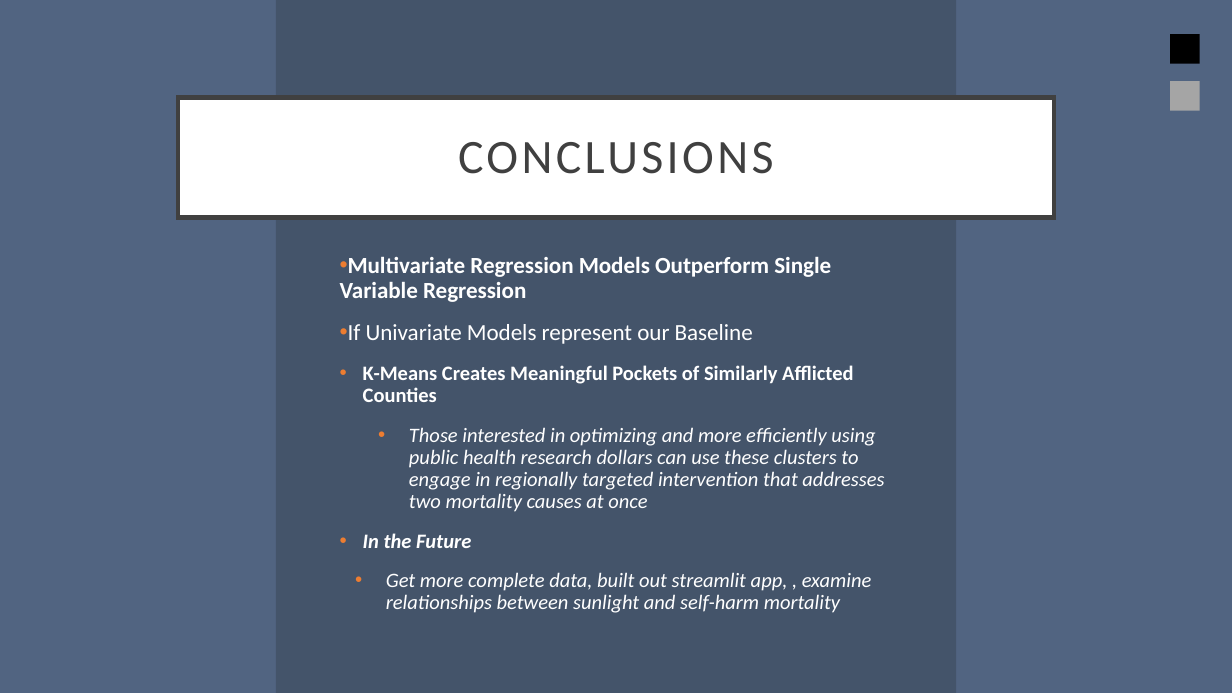
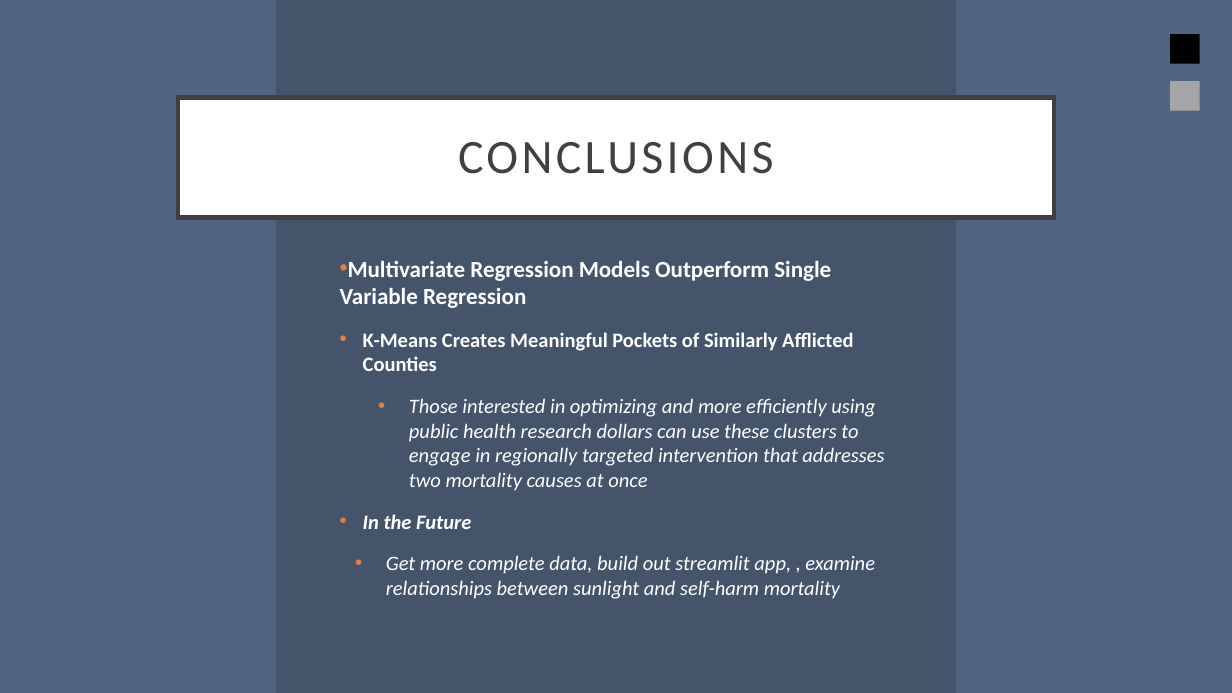
Before and after one commit to khiggins115/capstone_final, a slide deck: slide 21 of deliverables/capstone_KH.pptx. Drawn at 1232x693 pixels with LibreOffice and Linux fonts; fonts in the diff are those of the drawing. Boxes give left, top, right and bottom in pixels: in the first picture for what was removed or moved away, otherwise in the second. Text is boxed around its words. In the diff, an @@ line names an element or a change of style, - is before the commit and + after.

Commit message:
small tweaks to powerpoint

```diff
--- a/deliverables/capstone_KH.pptx
+++ b/deliverables/capstone_KH.pptx
@@ text at (340,261,884,529): line spacing 0.9 to 1 @@
@@ text at (348,324,753,344): paragraph removed @@
-• If Univariate Models represent our Baseline
@@ text at (386,555,875,599): text changed @@
-    • Get more complete data, built out streamlit app, , examine relationships between sunlight and self-harm mortality
+    • Get more complete data, build out streamlit app, , examine relationships between sunlight and self-harm mortality
```
Also in this commit, not shown: 4 other slides changed, 5 other files.
